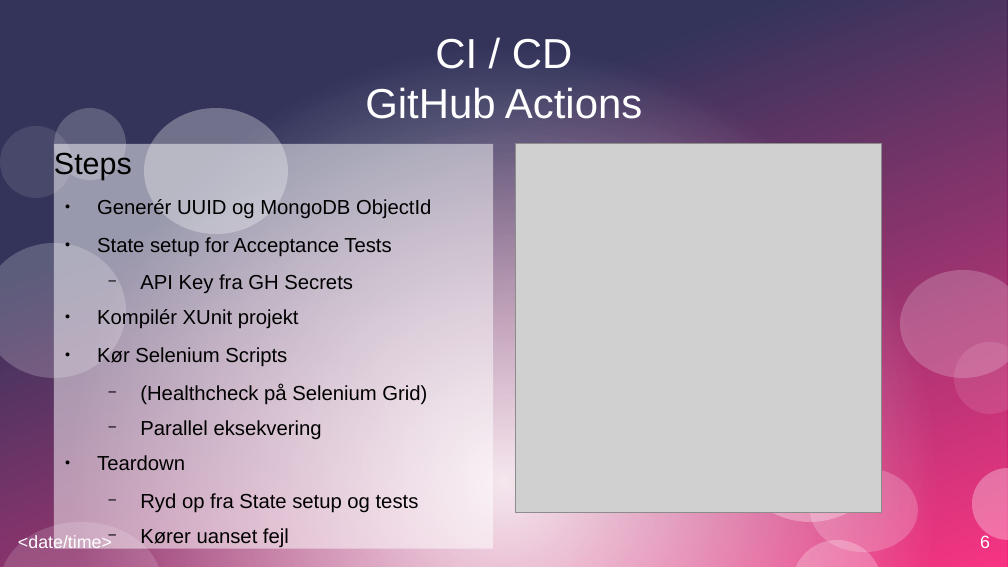
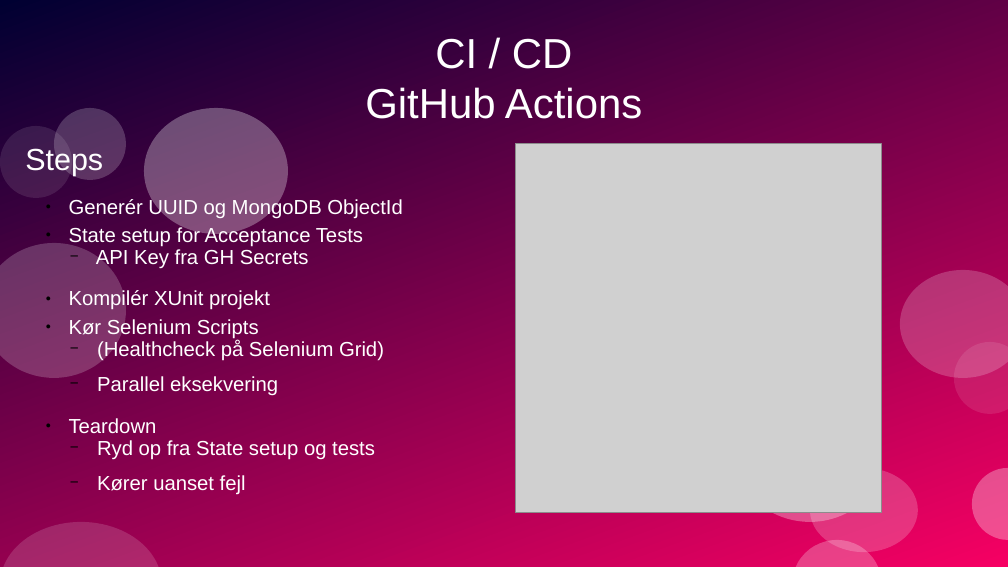
Before and after one commit to AndersBjerregaard/BetterBoard-BA, a slide deck: slide 6 of presentation/presentation.odp. Drawn at 1008x567 pixels with LibreOffice and Linux fonts; fonts in the diff are those of the drawing; grey boxes stand for pictures. Boxes give left, top, right and bottom in pixels: in the first picture for what was removed or moved away, otherwise in the second. Text is boxed around its words. In the diff, an @@ line names an element or a change of style, - is before the commit and + after.

```diff
--- a/presentation/presentation.odp
+++ b/presentation/presentation.odp
@@ rectangle removed at (x1=0, y1=0, x2=1008, y2=567) @@
@@ rectangle removed at (x1=0, y1=0, x2=1008, y2=567) @@
@@ freeform shape added at (x1=0, y1=0, x2=1008, y2=567), fill gradient #000032 to #F60063 @@
@@ ellipse removed at (x1=54, y1=108, x2=126, y2=180) @@
@@ freeform shape added at (x1=54, y1=108, x2=126, y2=180), fill #FFFFFF at 20% opacity @@
@@ freeform shape added at (x1=144, y1=108, x2=287, y2=234), fill #FFFFFF at 30% opacity @@
@@ ellipse removed at (x1=145, y1=108, x2=288, y2=234) @@
@@ text "Steps" moved from (x1=54, y1=144, x2=493, y2=549) to (x1=25, y1=149, x2=402, y2=495) @@
@@ text "Steps" at (x1=25, y1=149, x2=402, y2=495): text colour #000000 to #FFFFFF; line spacing 1 to 0.9; list level 1 to 2 in "Generér UUID og MongoDB ObjectId"; list level 1 to 2 in "State setup for Acceptance Tests"; list level 2 to 4 in "API Key fra GH Secrets"; list level 1 to 2 in "Kompilér XUnit projekt"; list level 1 to 2 in "Kør Selenium Scripts"; list level 2 to 4 in "(Healthcheck på Selenium Grid)"; list level 2 to 4 in "Parallel eksekvering"; list level 1 to 2 in "Teardown"; list level 2 to 4 in "Ryd op fra State setup ..."; list level 2 to 4 in "Kører uanset fejl"; fill #FFFFFF at 50% opacity to none @@
@@ ellipse removed at (x1=0, y1=126, x2=72, y2=198) @@
@@ freeform shape added at (x1=0, y1=126, x2=72, y2=198), fill #FFFFFF at 10% opacity @@
@@ ellipse removed at (x1=0, y1=243, x2=125, y2=379) @@
@@ freeform shape added at (x1=0, y1=243, x2=125, y2=379), fill #FFFFFF at 20% opacity @@
@@ ellipse removed at (x1=900, y1=270, x2=1008, y2=378) @@
@@ freeform shape added at (x1=900, y1=270, x2=1008, y2=378), fill #FFFFFF at 20% opacity @@
@@ ellipse removed at (x1=954, y1=342, x2=1008, y2=414) @@
@@ freeform shape added at (x1=954, y1=342, x2=1008, y2=414), fill #FFFFFF at 10% opacity @@
@@ ellipse removed at (x1=738, y1=396, x2=882, y2=522) @@
@@ freeform shape added at (x1=738, y1=396, x2=882, y2=522), fill #FFFFFF at 30% opacity @@
@@ ellipse removed at (x1=810, y1=468, x2=918, y2=552) @@
@@ freeform shape added at (x1=810, y1=468, x2=918, y2=552), fill #FFFFFF at 20% opacity @@
@@ ellipse removed at (x1=972, y1=468, x2=1008, y2=541) @@
@@ freeform shape added at (x1=972, y1=468, x2=1008, y2=541), fill #FFFFFF at 30% opacity @@
@@ ellipse removed at (x1=0, y1=522, x2=162, y2=567) @@
@@ freeform shape added at (x1=0, y1=522, x2=162, y2=567), fill #FFFFFF at 15% opacity @@
@@ text removed at (x1=18, y1=535, x2=112, y2=553) @@
-<date/time>
@@ page number removed at (x1=980, y1=535, x2=990, y2=548) @@
-6
@@ ellipse removed at (x1=792, y1=541, x2=882, y2=567) @@
@@ freeform shape added at (x1=792, y1=541, x2=882, y2=567), fill #FFFFFF at 25% opacity @@
```
Also in this commit, not shown: 8 other slides changed, 2 slides added, 1 other file.
